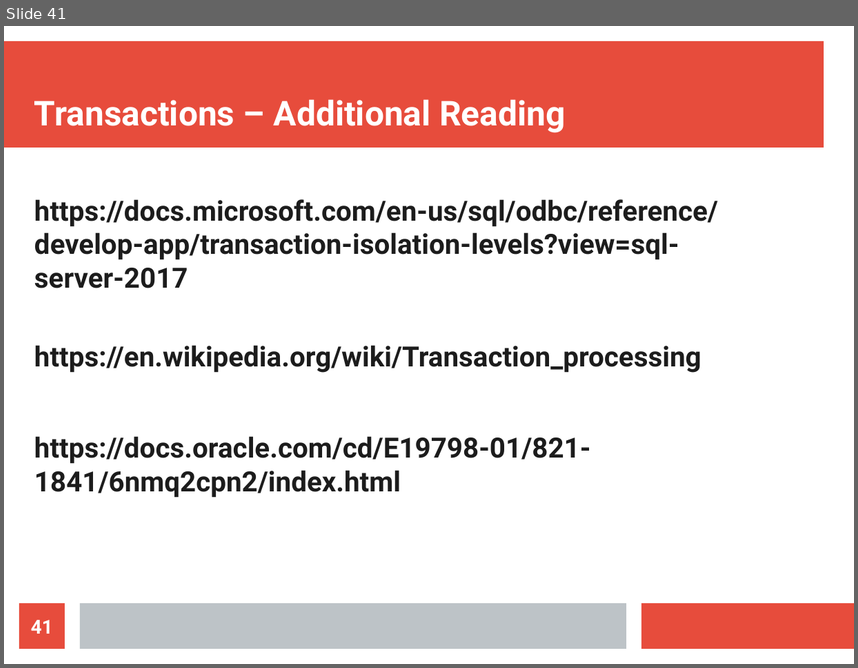
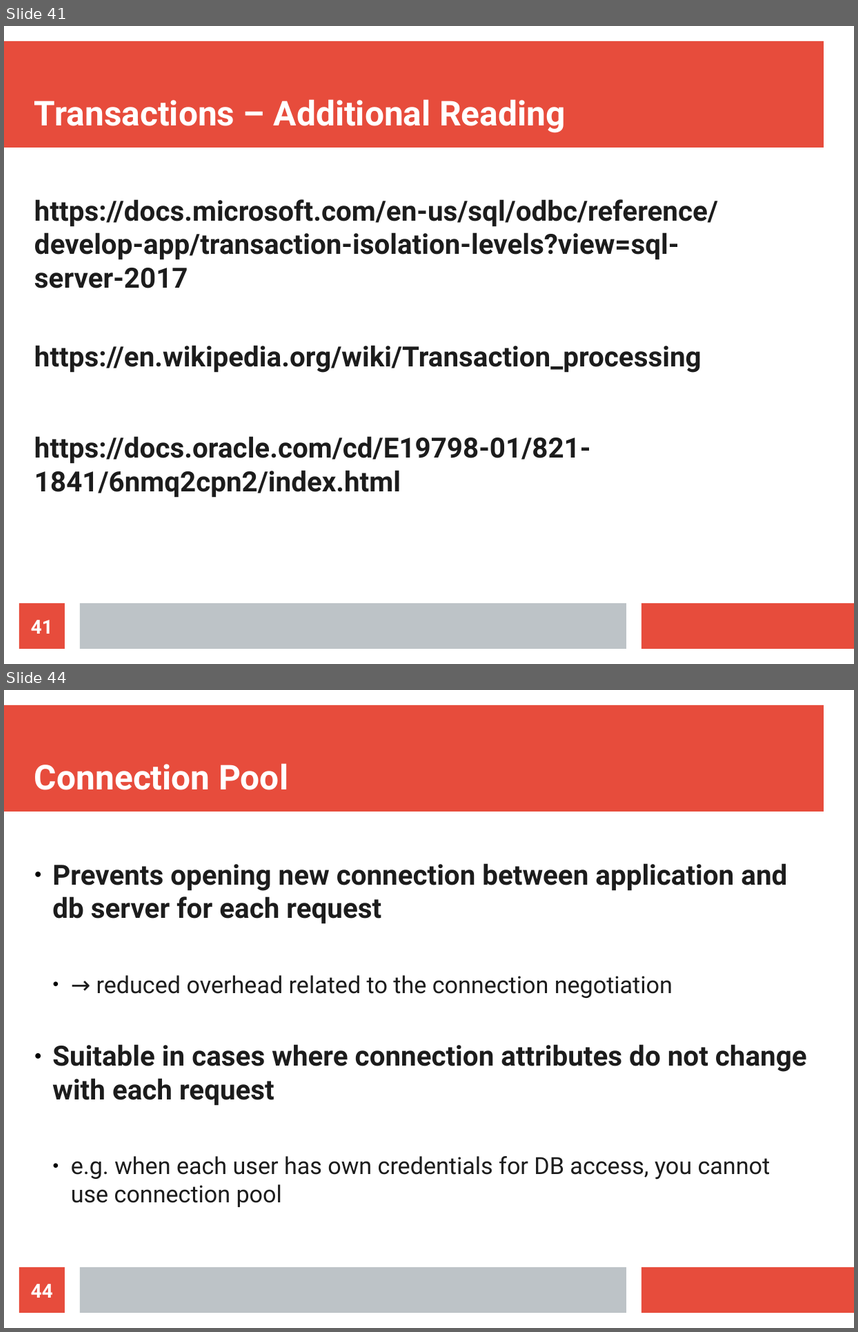
Before and after one commit to maxotta/pia-labs, a slide deck: lectures/persistence/01_persistence.odp. Shown one above the other, each under a label of ours: slide 41 before the commit, slides 41 and 44 after it; the slides between them are not shown. The pictures are 858x668 and 858x1332 pixels, drawn with LibreOffice and Linux fonts; fonts in the diff are those of the drawing. Boxes give left, top, right and bottom in pixels: in the first picture for what was removed or moved away, otherwise in the second. Text is boxed around its words. In the diff, an @@ line names an element or a change of style, - is before the commit and + after.

Commit message:
[lec-pers] connection pooling added to the persistence lecture

```diff
--- a/lectures/persistence/01_persistence.odp
+++ b/lectures/persistence/01_persistence.odp
@@ slide 44 added at [4, 690, 854, 1328], background #FFFFFF; not listed: 3 template elements that a slide beside it also shows @@
@@ title added at [34, 763, 288, 790], 32 pt, text #FFFFFF, bold @@
+Connection Pool
@@ text added at [52, 863, 807, 1207], 26 pt, text #1C1C1C, bold @@
+● Prevents opening new connection between application and db server for each request
+  ● → reduced overhead related to the connection negotiation
+● Suitable in cases where connection attributes do not change with each request
+  ● e.g. when each user has own credentials for DB access, you cannot use connection pool
@@ page number added at [19, 1267, 65, 1312], fill #E74C3C, 18 pt, text #FFFFFF, bold @@
+44
```
Also in this commit, not shown: 4 other slides added, 3 other files.
